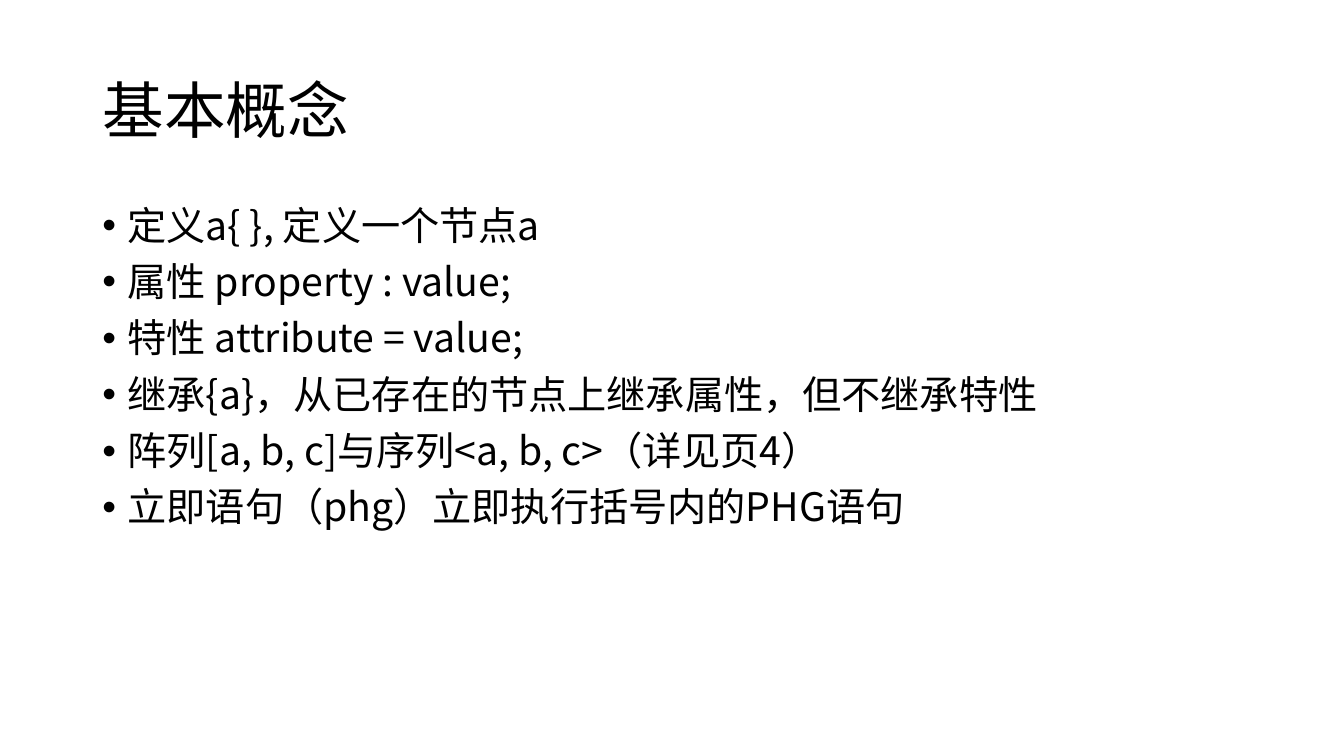
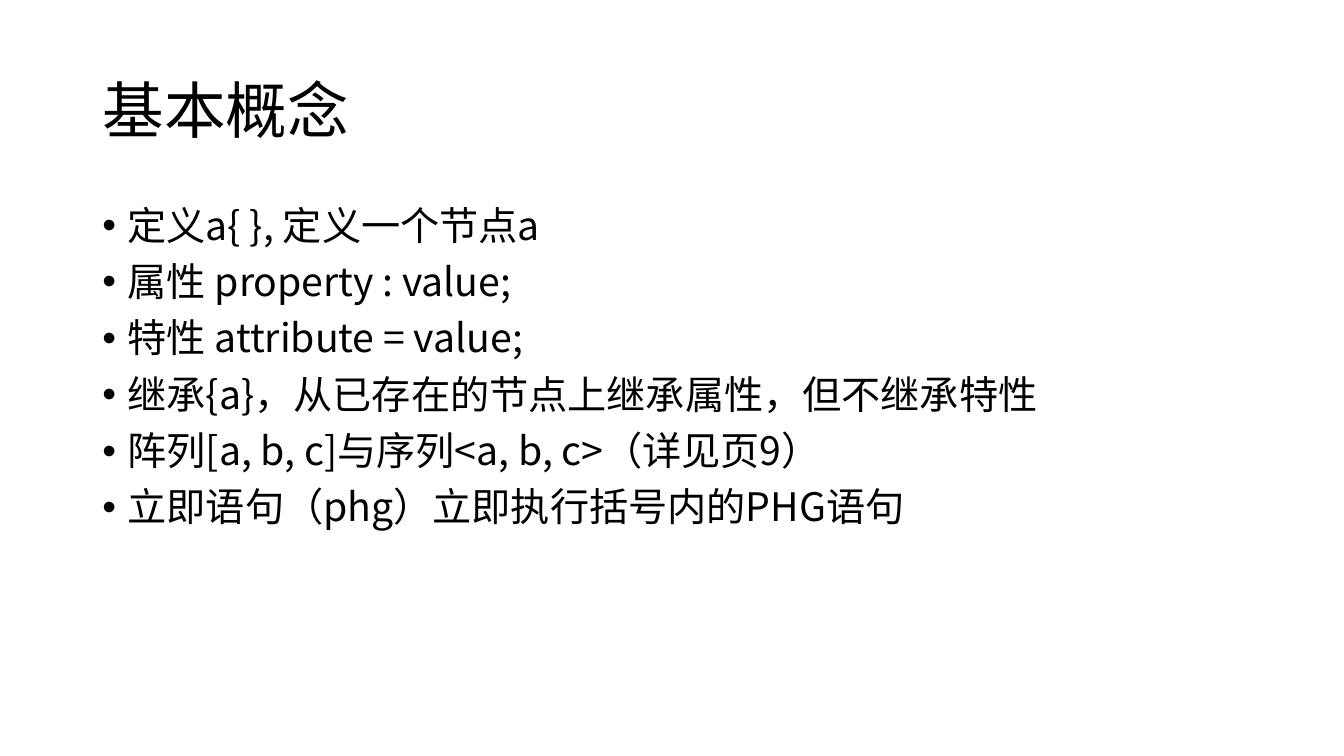
Before and after one commit to panguojun/.PHG., a slide deck: slide 3 of PHG语法手册.pptx. Drawn at 1344x756 pixels with LibreOffice and Linux fonts; fonts in the diff are those of the drawing. Boxes give left, top, right and bottom in pixels: in the first picture for what was removed or moved away, otherwise in the second. Text is boxed around its words. In the diff, an @@ line names an element or a change of style, - is before the commit and + after.

```diff
--- a/PHG语法手册.pptx
+++ b/PHG语法手册.pptx
@@ text at bbox=[128, 431, 821, 472]: text changed @@
-• 阵列[a, b, c]与序列<a, b, c>（详见页4）
+• 阵列[a, b, c]与序列<a, b, c>（详见页9）
```
Also in this commit, not shown: 5 other slides changed, 1 slide added, 11 other files.
